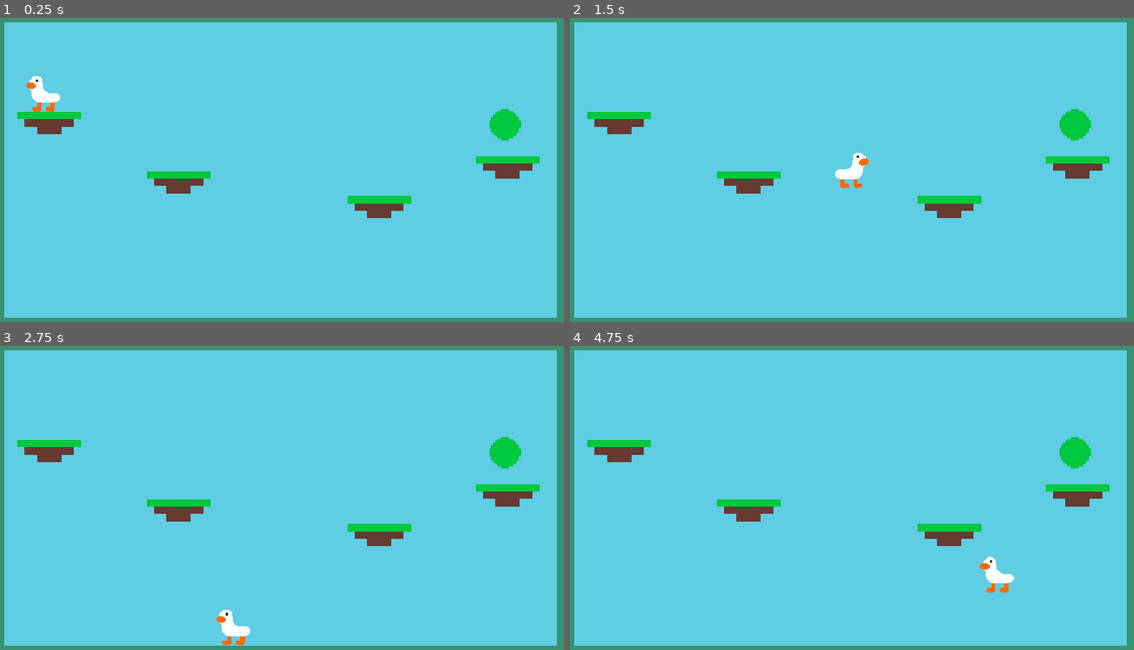
Above: before the commit, frames 1-4 (two rows, left to right).
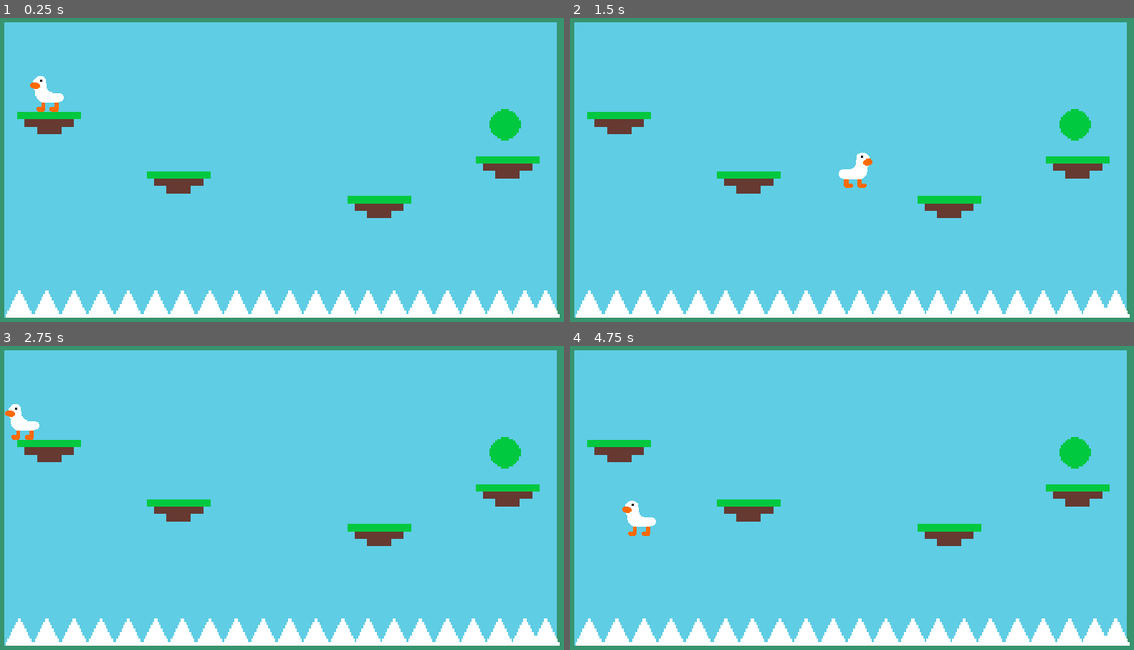
Above: after the commit, the same moments.

Repository: FireEntity1/white-goose-game
Game: Godot game, scene res://levels/tutorial.tscn
The game is run twice, just before and just after one commit, with the same random seed, the same clock (stepped at 60 frames per second) and the same inputs.
Inputs:
- Up to frame 1 (0.25 s): no input
- Up to frame 2 (1.5 s): tap Enter (ui_accept) at 0.5, 0.77 s; hold Right (ui_right) from 0.53 s (still down)
- Up to frame 3 (2.75 s): tap Enter (ui_accept) at 1.52 s; release Right (ui_right) at 2.03 s; hold Left (ui_left) from 2.03 s (still down)
- Up to frame 4 (4.75 s): release Left (ui_left) at 2.78 s; hold Right (ui_right) 2.78-4.28 s; tap Enter (ui_accept) at 3.02, 3.77, 4.52 s; hold Left (ui_left) from 4.28 s (still down)

The runs differ from the first frame. In frame 1, 5.3% of the frame differs, in the area x 1-100%, y 19-99%; in frame 2, 5.3%; in frame 3, 5.6%; in frame 4, 5.8%, in the area x 1-100%, y 50-99%.

Commit message:
Spikes + Level 1

Diff:
--- a/levels/level1.tscn
+++ b/levels/level1.tscn
@@ -1,7 +1,10 @@
-[gd_scene load_steps=3 format=3 uid="uid://ddgrf6fe7i824"]
+[gd_scene load_steps=6 format=3 uid="uid://ddgrf6fe7i824"]
 
 [ext_resource type="PackedScene" uid="uid://bf1a8gpljecgs" path="res://parts/bg.tscn" id="1_olnjh"]
 [ext_resource type="PackedScene" uid="uid://defxlh8t1fmo8" path="res://parts/player.tscn" id="2_y2c4i"]
+[ext_resource type="PackedScene" uid="uid://cw5nqs1kyqxps" path="res://parts/platform_1.tscn" id="3_66tqv"]
+[ext_resource type="PackedScene" uid="uid://co1h1e5n77dwi" path="res://parts/end_coin.tscn" id="4_soerj"]
+[ext_resource type="PackedScene" uid="uid://s2prmx6o0rdp" path="res://parts/spike.tscn" id="5_epxnt"]
 
 [node name="level1" type="Node2D"]
 
@@ -9,4 +12,55 @@
 position = Vector2(-5, 1)
 
 [node name="player" parent="." instance=ExtResource("2_y2c4i")]
-position = Vector2(80, 489)
+position = Vector2(79, 574)
+
+[node name="platform1" parent="." instance=ExtResource("3_66tqv")]
+position = Vector2(245, 568)
+
+[node name="platform2" parent="." instance=ExtResource("3_66tqv")]
+position = Vector2(481, 508)
+
+[node name="platform3" parent="." instance=ExtResource("3_66tqv")]
+position = Vector2(773, 451)
+
+[node name="platform4" parent="." instance=ExtResource("3_66tqv")]
+position = Vector2(954, 373)
+
+[node name="platform5" parent="." instance=ExtResource("3_66tqv")]
+position = Vector2(574, 290)
+
+[node name="platform6" parent="." instance=ExtResource("3_66tqv")]
+position = Vector2(222, 290)
+
+[node name="endCoin" parent="." instance=ExtResource("4_soerj")]
+position = Vector2(201, 193)
+
+[node name="Spike" parent="." instance=ExtResource("5_epxnt")]
+position = Vector2(1106, 595)
+
+[node name="Spike2" parent="." instance=ExtResource("5_epxnt")]
+position = Vector2(1055, 595)
+
+[node name="Spike3" parent="." instance=ExtResource("5_epxnt")]
+position = Vector2(1005, 595)
+
+[node name="Spike4" parent="." instance=ExtResource("5_epxnt")]
+position = Vector2(954, 595)
+
+[node name="Spike5" parent="." instance=ExtResource("5_epxnt")]
+position = Vector2(905, 595)
+
+[node name="Spike6" parent="." instance=ExtResource("5_epxnt")]
+position = Vector2(851, 595)
+
+[node name="Spike7" parent="." instance=ExtResource("5_epxnt")]
+position = Vector2(799, 595)
+
+[node name="Spike8" parent="." instance=ExtResource("5_epxnt")]
+position = Vector2(755, 595)
+
+[node name="Spike9" parent="." instance=ExtResource("5_epxnt")]
+position = Vector2(705, 595)
+
+[node name="Spike10" parent="." instance=ExtResource("5_epxnt")]
+position = Vector2(658, 595)
--- a/levels/tutorial.tscn
+++ b/levels/tutorial.tscn
@@ -1,9 +1,10 @@
-[gd_scene load_steps=5 format=3 uid="uid://c7t3lyg5wku4u"]
+[gd_scene load_steps=6 format=3 uid="uid://c7t3lyg5wku4u"]
 
 [ext_resource type="PackedScene" uid="uid://bf1a8gpljecgs" path="res://parts/bg.tscn" id="1_hx474"]
 [ext_resource type="PackedScene" uid="uid://co1h1e5n77dwi" path="res://parts/end_coin.tscn" id="2_r7dcq"]
 [ext_resource type="PackedScene" uid="uid://defxlh8t1fmo8" path="res://parts/player.tscn" id="3_8a0ri"]
 [ext_resource type="PackedScene" uid="uid://cw5nqs1kyqxps" path="res://parts/platform_1.tscn" id="4_dre88"]
+[ext_resource type="PackedScene" uid="uid://s2prmx6o0rdp" path="res://parts/spike.tscn" id="5_eaisi"]
 
 [node name="tutorial" type="Node2D"]
 
@@ -14,7 +15,7 @@
 position = Vector2(1021, 236)
 
 [node name="player" parent="." instance=ExtResource("3_8a0ri")]
-position = Vector2(97, 137)
+position = Vector2(105, 161)
 
 [node name="platform1" parent="." instance=ExtResource("4_dre88")]
 position = Vector2(108, 231)
@@ -27,3 +28,66 @@
 
 [node name="platform4" parent="." instance=ExtResource("4_dre88")]
 position = Vector2(1029, 320)
+
+[node name="Spike" parent="." instance=ExtResource("5_eaisi")]
+position = Vector2(49, 596)
+
+[node name="Spike2" parent="." instance=ExtResource("5_eaisi")]
+position = Vector2(104, 596)
+
+[node name="Spike3" parent="." instance=ExtResource("5_eaisi")]
+position = Vector2(159, 596)
+
+[node name="Spike4" parent="." instance=ExtResource("5_eaisi")]
+position = Vector2(213, 596)
+
+[node name="Spike5" parent="." instance=ExtResource("5_eaisi")]
+position = Vector2(268, 596)
+
+[node name="Spike6" parent="." instance=ExtResource("5_eaisi")]
+position = Vector2(323, 596)
+
+[node name="Spike7" parent="." instance=ExtResource("5_eaisi")]
+position = Vector2(377, 596)
+
+[node name="Spike8" parent="." instance=ExtResource("5_eaisi")]
+position = Vector2(432, 596)
+
+[node name="Spike9" parent="." instance=ExtResource("5_eaisi")]
+position = Vector2(485, 596)
+
+[node name="Spike10" parent="." instance=ExtResource("5_eaisi")]
+position = Vector2(539, 596)
+
+[node name="Spike11" parent="." instance=ExtResource("5_eaisi")]
+position = Vector2(593, 596)
+
+[node name="Spike12" parent="." instance=ExtResource("5_eaisi")]
+position = Vector2(645, 596)
+
+[node name="Spike13" parent="." instance=ExtResource("5_eaisi")]
+position = Vector2(699, 596)
+
+[node name="Spike14" parent="." instance=ExtResource("5_eaisi")]
+position = Vector2(750, 596)
+
+[node name="Spike15" parent="." instance=ExtResource("5_eaisi")]
+position = Vector2(802, 596)
+
+[node name="Spike16" parent="." instance=ExtResource("5_eaisi")]
+position = Vector2(855, 596)
+
+[node name="Spike17" parent="." instance=ExtResource("5_eaisi")]
+position = Vector2(909, 596)
+
+[node name="Spike18" parent="." instance=ExtResource("5_eaisi")]
+position = Vector2(961, 596)
+
+[node name="Spike19" parent="." instance=ExtResource("5_eaisi")]
+position = Vector2(1014, 596)
+
+[node name="Spike20" parent="." instance=ExtResource("5_eaisi")]
+position = Vector2(1065, 596)
+
+[node name="Spike21" parent="." instance=ExtResource("5_eaisi")]
+position = Vector2(1107, 596)
--- /dev/null
+++ b/parts/spike.tscn
@@ -0,0 +1,18 @@
+[gd_scene load_steps=3 format=3 uid="uid://s2prmx6o0rdp"]
+
+[ext_resource type="Texture2D" uid="uid://r3ntn01g3ri5" path="res://sprites/spike.png" id="1_bvknb"]
+[ext_resource type="Script" path="res://scripts/spike.gd" id="1_hsl0d"]
+
+[node name="Spike" type="Node2D"]
+scale = Vector2(3.43284, 3.43284)
+script = ExtResource("1_hsl0d")
+
+[node name="area" type="Area2D" parent="."]
+
+[node name="collision" type="CollisionPolygon2D" parent="area"]
+polygon = PackedVector2Array(8, 8, -8, 8, 0, -8)
+
+[node name="sprite" type="Sprite2D" parent="area"]
+texture = ExtResource("1_bvknb")
+
+[connection signal="body_entered" from="area" to="." method="_on_area_body_entered"]
--- a/project.godot
+++ b/project.godot
@@ -15,6 +15,10 @@
 config/features=PackedStringArray("4.2", "GL Compatibility")
 boot_splash/show_image=false
 
+[autoload]
+
+Spike="*res://scripts/spike.gd"
+
 [display]
 
 window/stretch/mode="canvas_items"
--- a/scripts/endCoin.gd
+++ b/scripts/endCoin.gd
@@ -4,6 +4,7 @@
 
 func _ready():
 	currentScene = get_tree().current_scene.name
+	print(currentScene)
 
 func _process(delta):
 	pass
@@ -11,4 +12,5 @@
 
 func _on_body_entered(body):
 	if body is CharacterBody2D:
-		print("END!!!")
+		match currentScene:
+			"tutorial": get_tree().change_scene_to_file("res://levels/level1.tscn")
--- a/scripts/player.gd
+++ b/scripts/player.gd
@@ -3,13 +3,19 @@
 
 const SPEED = 500
 const JUMP_VELOCITY = -650
+var spikeNode
+var initialX
+var initialY
 
 # Get the gravity from the project settings to be synced with RigidBody nodes.
 var gravity = ProjectSettings.get_setting("physics/2d/default_gravity")
 
+func _ready():
+	spikeNode = get_node("/root/Spike")
+	initialX = self.position.x
+	initialY = self.position.y
 
 func _physics_process(delta):
-	# Add the gravity.
 	if not is_on_floor():
 		velocity.y += gravity * delta
 
@@ -28,3 +34,6 @@
 		velocity.x = move_toward(velocity.x, 0, SPEED)
 
 	move_and_slide()
+func die():
+	self.position.x = initialX
+	self.position.y = initialY
--- /dev/null
+++ b/scripts/spike.gd
@@ -0,0 +1,7 @@
+extends Node2D
+
+var hit
+
+func _on_area_body_entered(body):
+	if body is CharacterBody2D:
+		body.die()
Binary file added: sprites/spike.png
Not shown, added: sprites/spike.png.import
